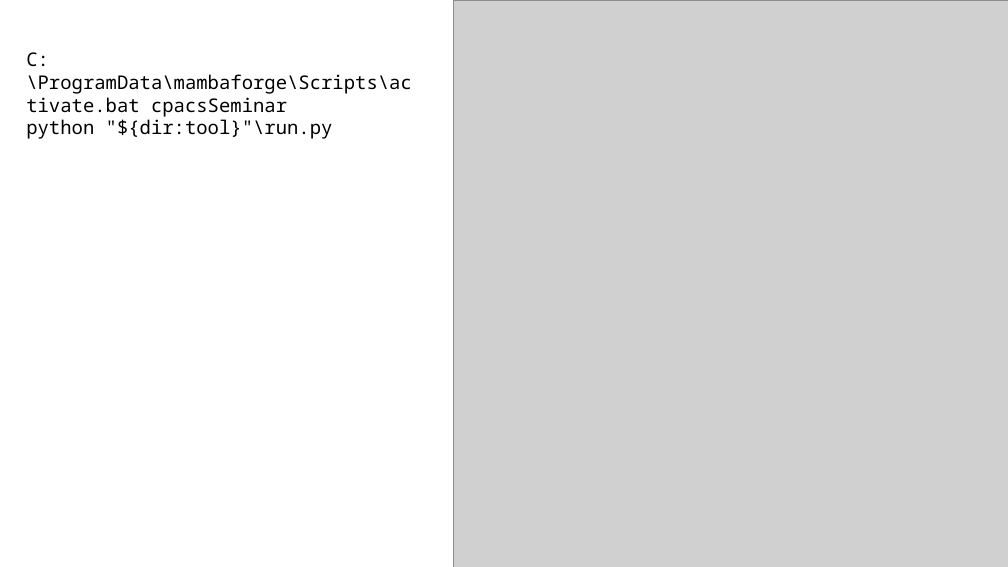
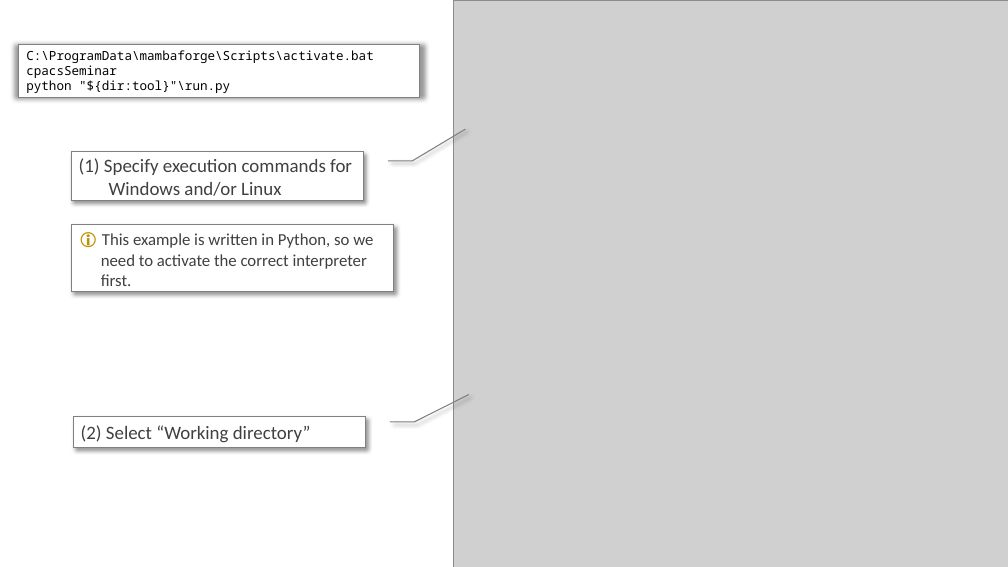
Before and after one commit to DLR-SL/CPACS_Seminar, a slide deck: slide 8 of ToolIntegration/dummyTools/wingModifier/documentation/toolIntegrationSettings.pptx (slide 7 before the commit). Drawn at 1008x567 pixels with LibreOffice and Linux fonts; fonts in the diff are those of the drawing; grey boxes stand for pictures. Boxes give left, top, right and bottom in pixels: in the first picture for what was removed or moved away, otherwise in the second. Text is boxed around its words. In the diff, an @@ line names an element or a change of style, - is before the commit and + after.

Commit message:
improve tool documentation

```diff
--- a/ToolIntegration/dummyTools/wingModifier/documentation/toolIntegrationSettings.pptx
+++ b/ToolIntegration/dummyTools/wingModifier/documentation/toolIntegrationSettings.pptx
@@ rectangle "C:\ProgramData\mambaforge\Scripts\activate.bat cpacsSeminar" resized from (x1=26, y1=52, x2=412, y2=139) to (x1=19, y1=45, x2=420, y2=98) @@
@@ rectangle "C:\ProgramData\mambaforge\Scripts\activate.bat cpacsSeminar" at (x1=19, y1=45, x2=420, y2=98): size 18 to 12 pt; fill none to #FFFFFF; outline none to #808080 0.75 pt; shadow on @@
@@ border callout added at (x1=71, y1=152, x2=364, y2=200), fill #FFFFFF, outline #808080 1 pt, 18 pt, text #404040 @@
+(1) Specify execution commands for Windows and/or Linux
@@ rectangle added at (x1=71, y1=225, x2=393, y2=291), fill #FFFFFF, outline #808080 1 pt, 16 pt, text #404040 @@
+🛈 This example is written in Python, so we need to activate the correct interpreter first.
@@ border callout added at (x1=73, y1=416, x2=366, y2=447), fill #FFFFFF, outline #808080 1 pt, 18 pt, text #404040 @@
+(2) Select “Working directory”
```
Also in this commit, not shown: 6 other slides changed, 2 slides added, 1 slide removed, 5 other files.
